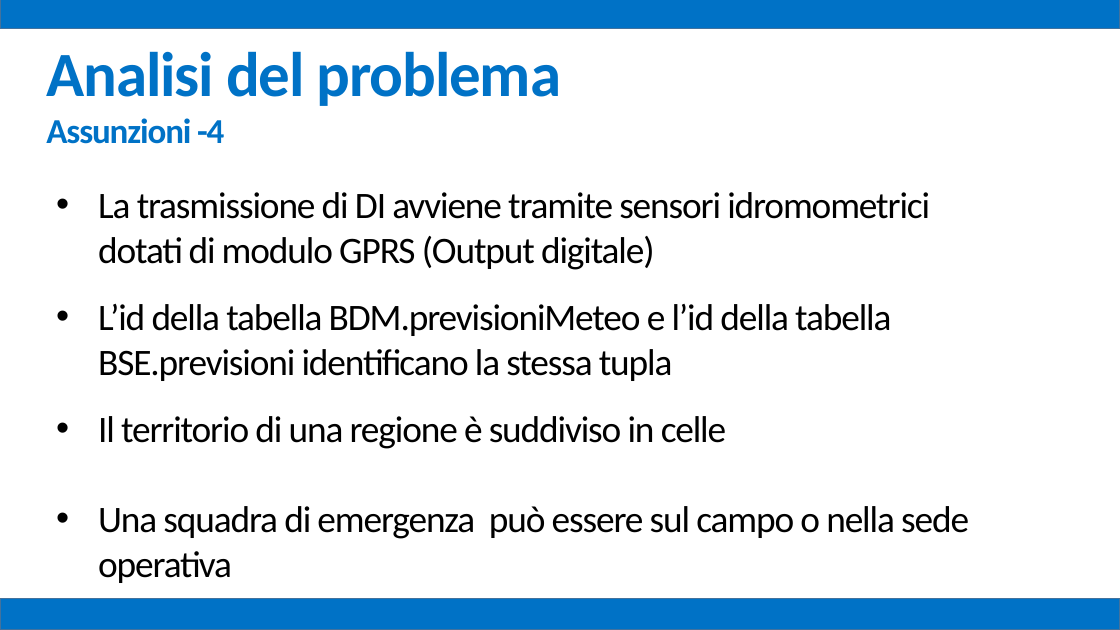
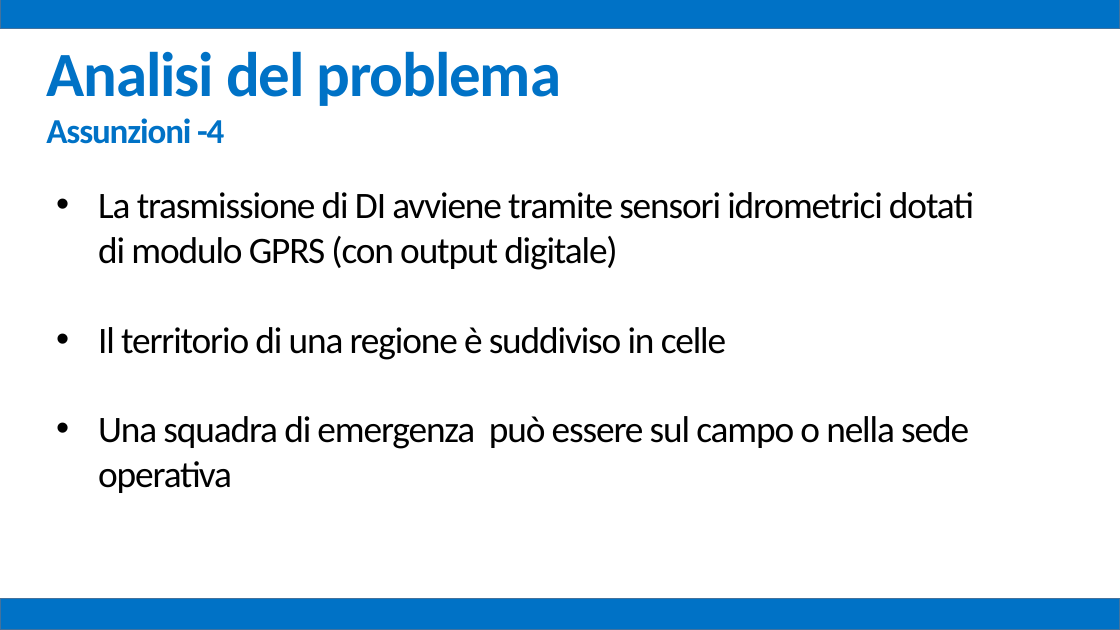
Before and after one commit to mz1991/ProgettoFebbraio2015, a slide deck: slide 11 of Febbraio 2015.pptx. Drawn at 1120x630 pixels with LibreOffice and Linux fonts; fonts in the diff are those of the drawing. Boxes give left, top, right and bottom in pixels: in the first picture for what was removed or moved away, otherwise in the second. Text is boxed around its words. In the diff, an @@ line names an element or a change of style, - is before the commit and + after.

```diff
--- a/Febbraio 2015.pptx
+++ b/Febbraio 2015.pptx
@@ text at [98,192,974,270]: text changed @@
-• La trasmissione di DI avviene tramite sensori idromometrici dotati di modulo GPRS (Output digitale)
-• L’id della tabella BDM.previsioniMeteo e l’id della tabella BSE.previsioni identificano la stessa tupla
+• La trasmissione di DI avviene tramite sensori idrometrici dotati di modulo GPRS (con output digitale)
```
Also in this commit, not shown: 16 other slides changed, 1 slide added, 6 other files.
